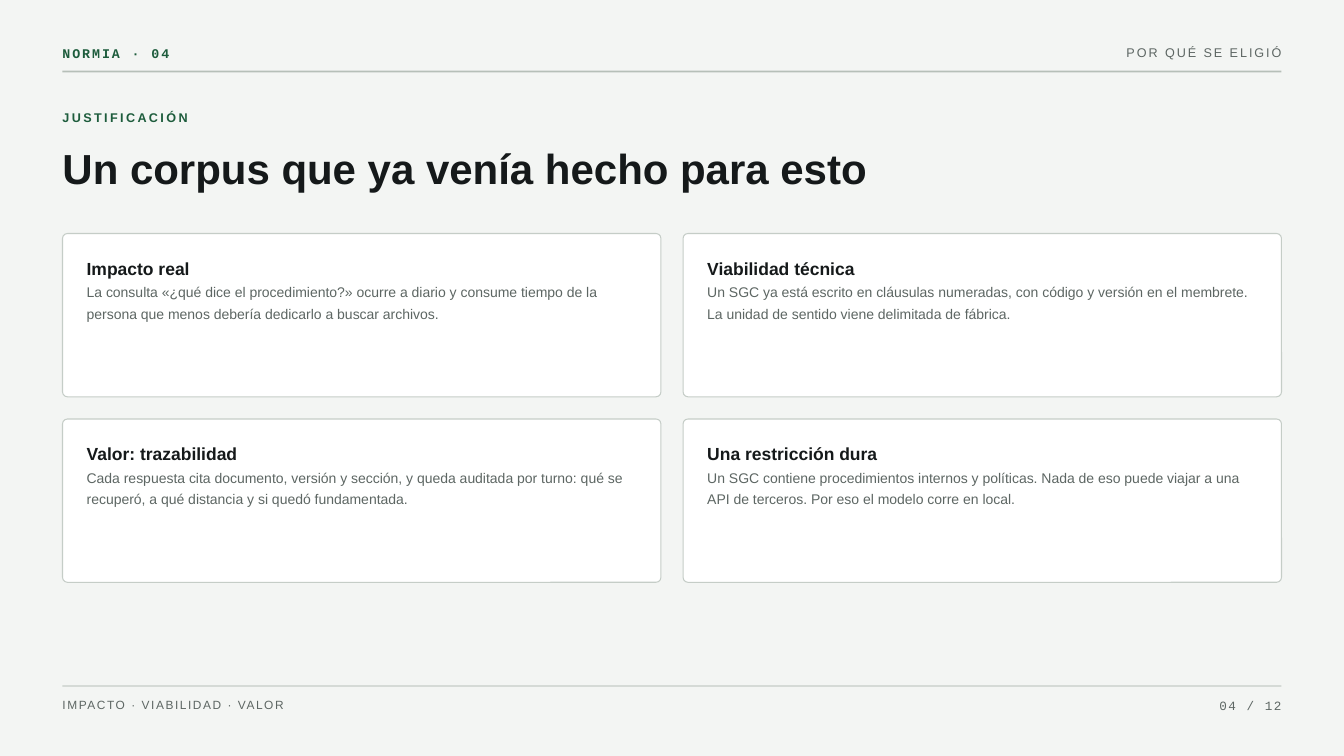
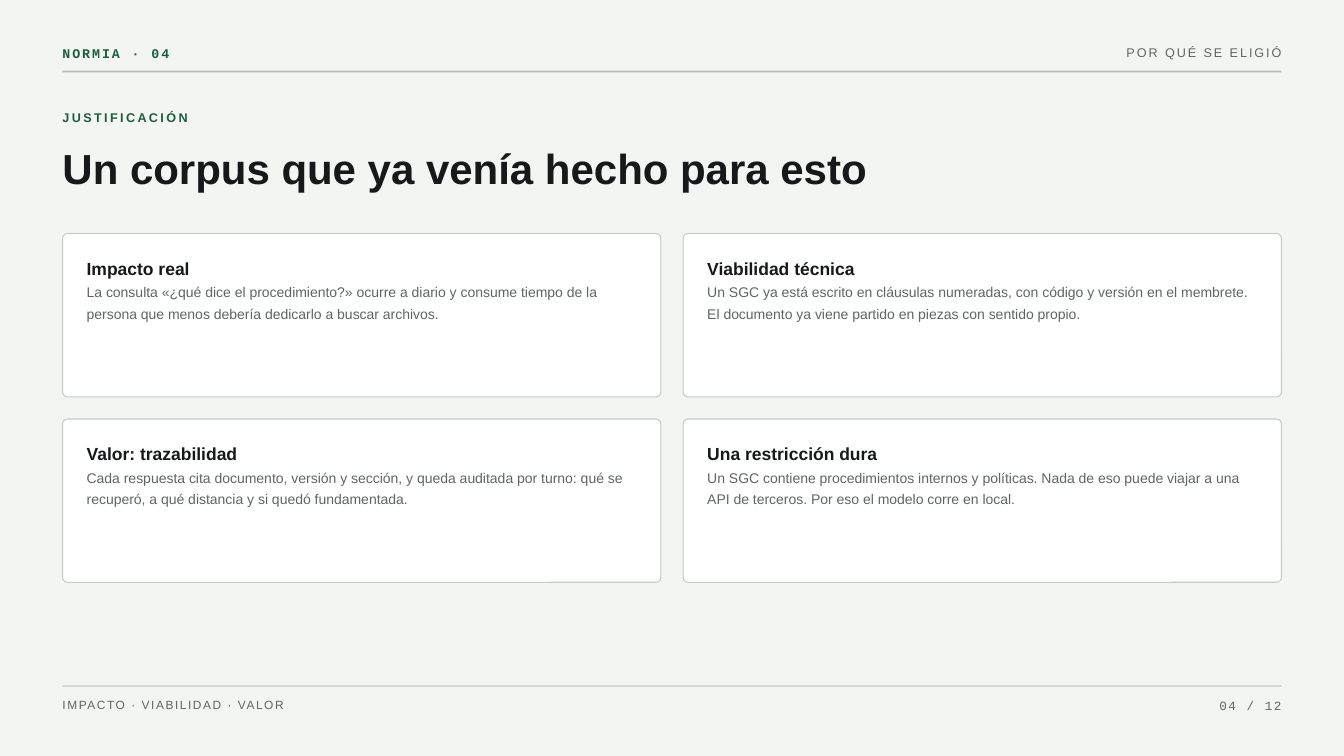
Before and after one commit to klauzirrazabal-max/normia-chatbot-iso, a slide deck: slide 4 of docs/NormIA.pptx. Drawn at 1344x756 pixels with LibreOffice and Linux fonts; fonts in the diff are those of the drawing. Boxes give left, top, right and bottom in pixels: in the first picture for what was removed or moved away, otherwise in the second. Text is boxed around its words. In the diff, an @@ line names an element or a change of style, - is before the commit and + after.

```diff
--- a/docs/NormIA.pptx
+++ b/docs/NormIA.pptx
@@ text at box(707, 286, 1248, 322): text changed @@
-Un SGC ya está escrito en cláusulas numeradas, con código y versión en el membrete. La unidad de sentido viene delimitada de fábrica.
+Un SGC ya está escrito en cláusulas numeradas, con código y versión en el membrete. El documento ya viene partido en piezas con sentido propio.
```
Also in this commit, not shown: 5 other slides changed, 4 other files.
